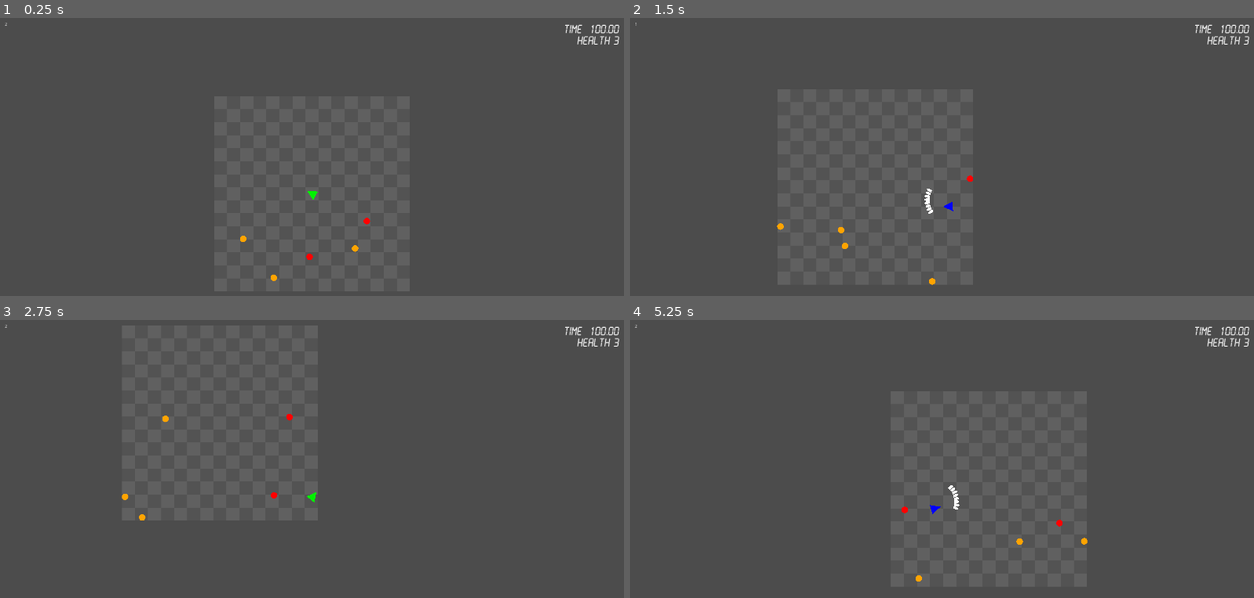
Above: before the commit, frames 1-4 (two rows, left to right).
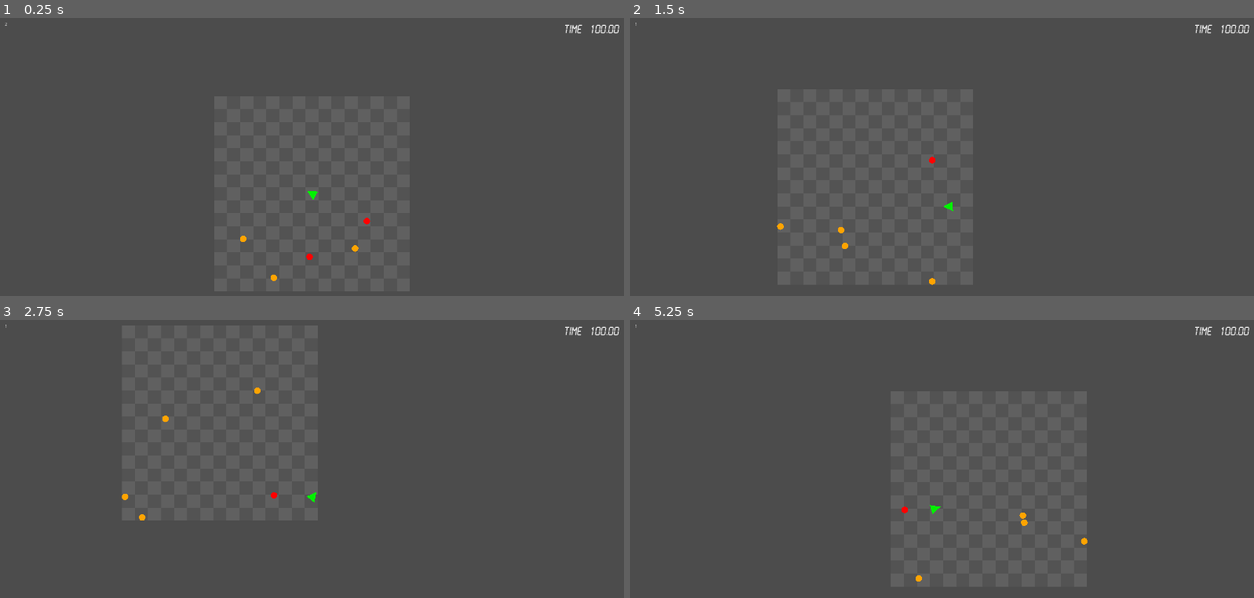
Above: after the commit, the same moments.

Repository: silentcoder99/LD46
Game: Godot game, scene res://Main.tscn
Two runs of this game, one before a commit and one after it. Both use one fixed random seed, a clock stepped at 60 frames per second and the inputs below.
Inputs (mouse positions are in pixels of both pictures, inside the frame that each line leads up to):
- Up to frame 1 (0.25 s): no input
- Up to frame 2 (1.5 s): tap Enter at 0.5 s; move the mouse to (1079, 176) at 0.52 s; hold Right (ui_right) 0.53-1.28 s; click (1079, 176) at 0.67 s; move the mouse to (817, 212) at 1.27 s; hold Down (ui_down) from 1.28 s (still down); click (817, 212) at 1.42 s
- Up to frame 3 (2.75 s): move the mouse to (374, 417) at 2.02 s; release Down (ui_down) at 2.03 s; hold Right (ui_right) from 2.03 s (still down); click (374, 417) at 2.17 s
- Up to frame 4 (5.25 s): move the mouse to (910, 567) at 2.77 s; release Right (ui_right) at 2.78 s; hold Up (ui_up) 2.78-3.53 s; click (910, 567) at 2.92 s; move the mouse to (1129, 547) at 3.52 s; hold Left (ui_left) 3.53-5.03 s; click (1129, 547) at 3.67 s; move the mouse to (754, 442) at 4.27 s; click (754, 442) at 4.42 s; move the mouse to (973, 495) at 5.02 s; hold Down (ui_down) from 5.03 s (still down); click (973, 495) at 5.17 s

The runs differ from the first frame. In frame 1, less than 0.1% of the frame differs, in the area x 92-100%, y 6-10%; in frame 2, 0.2%; in frame 3, 0.1%; in frame 4, 0.3%, in the area x 0-100%, y 1-81%.

Commit message:
Remove unused assets

Diff:
--- a/Attack.tscn
+++ /dev/null
@@ -1,19 +0,0 @@
-[gd_scene load_steps=2 format=2]
-
-[sub_resource type="ParticlesMaterial" id=1]
-trail_divisor = 10
-flag_disable_z = true
-spread = 25.0
-gravity = Vector3( 0, 0, 0 )
-initial_velocity = 160.0
-angular_velocity = 0.0
-orbit_velocity = 0.0
-orbit_velocity_random = 0.0
-
-[node name="Attack" type="Particles2D"]
-position = Vector2( 0, 50 )
-scale = Vector2( 3.87501, 3.46116 )
-emitting = false
-amount = 50
-one_shot = true
-process_material = SubResource( 1 )
--- a/Base.gd
+++ /dev/null
@@ -1,43 +0,0 @@
-extends Area2D
-
-export var growth_rate = 2
-export var decay_rate = 0.5
-
-export var radius = 50
-
-var growth = 100
-var growing = false
-
-func _ready():
-	$CollisionShape2D.shape.radius = radius
-
-func _process(delta):
-	update()
-
-	if growing:
-		growth += growth_rate * delta
-	else:
-		growth -= decay_rate * delta
-
-	if growth <= 0:
-		get_tree().reload_current_scene()
-
-	if growth > 100:
-		growth = 100
-
-	$TimeLabel.text = "%.2f" % growth
-
-func _draw():
-	draw_circle(Vector2(0, 0), radius, Color(102 / 255.0, 58 / 255.0, 120 / 255.0, 0.6))
-
-func _on_Base_area_entered(area):
-	if is_area_player(area):
-		growing = true
-
-func _on_Base_area_exited(area):
-	if is_area_player(area):
-		growing = false
-
-func is_area_player(area):
-	print(area.get_groups())
-	return "player_body" in area.get_groups()
--- a/Base.tscn
+++ /dev/null
@@ -1,26 +0,0 @@
-[gd_scene load_steps=3 format=2]
-
-[ext_resource path="res://Base.gd" type="Script" id=1]
-
-[sub_resource type="CircleShape2D" id=1]
-radius = 50.0
-
-[node name="Base" type="Area2D"]
-collision_layer = 4
-collision_mask = 0
-script = ExtResource( 1 )
-
-[node name="CollisionShape2D" type="CollisionShape2D" parent="."]
-shape = SubResource( 1 )
-
-[node name="TimeLabel" type="Label" parent="."]
-anchor_left = 0.5
-anchor_right = 0.5
-margin_left = -20.0
-margin_top = -70.0
-margin_right = 20.0
-margin_bottom = -50.0
-text = "90.00"
-align = 1
-[connection signal="area_entered" from="." to="." method="_on_Base_area_entered"]
-[connection signal="area_exited" from="." to="." method="_on_Base_area_exited"]
--- a/Bullet.gd
+++ /dev/null
@@ -1,41 +0,0 @@
-extends Area2D
-
-export var speed = 6000
-export var knockback = 2000
-export var agro_time = 40
-
-var fowards = Vector2()
-
-var life_time = 0.2
-
-var trail_points = PoolVector2Array()
-
-var player
-
-func _ready():
-	fowards = transform.x
-	player = get_tree().get_nodes_in_group("player")[0]
-
-func _process(delta):
-	position += fowards * speed * delta
-
-	life_time -= delta
-	if life_time <= 0:
-		queue_free()
-
-func _on_Bullet_body_entered(body):
-	if is_body_enemy(body):
-		if not body.is_immune:
-			body.agro_timer = agro_time
-			body.apply_central_impulse(transform.x * knockback)
-			body.health -= 1
-			body.go_immune()
-
-			if body.health <= 0:
-				body.queue_free()
-				player.life_time += 2
-
-	queue_free()
-
-func is_body_enemy(body):
-	return "enemy" in body.get_groups()
--- a/Bullet.tscn
+++ /dev/null
@@ -1,23 +0,0 @@
-[gd_scene load_steps=4 format=2]
-
-[ext_resource path="res://Bullet.gd" type="Script" id=1]
-[ext_resource path="res://bullet.png" type="Texture" id=2]
-
-[sub_resource type="CapsuleShape2D" id=1]
-radius = 5.0
-height = 10.0
-
-[node name="Bullet" type="Area2D"]
-collision_layer = 0
-collision_mask = 2
-script = ExtResource( 1 )
-speed = 1000
-
-[node name="Sprite" type="Sprite" parent="."]
-texture = ExtResource( 2 )
-
-[node name="CollisionShape2D" type="CollisionShape2D" parent="."]
-position = Vector2( -0.08, 0 )
-rotation = 1.5708
-shape = SubResource( 1 )
-[connection signal="body_entered" from="." to="." method="_on_Bullet_body_entered"]
--- a/Enemy.gd
+++ b/Enemy.gd
@@ -1,21 +1,14 @@
 extends RigidBody2D
 
 export var speed = 400
-export var agro_force = 0.1
 export var min_move_time = 0.5
 export var max_move_time = 1
-export var distance_scale = 0
-export var max_health = 3
 
 var screen_size
 
 var agro_old = false
 var agro = false
 var near_player = false
-var agro_timer = 0
-
-var health = max_health
-var is_immune = false
 
 var player
 var attraction
@@ -36,7 +29,7 @@
 func _process(delta):
 	update()
 
-	if near_player or agro_timer > 0:
+	if near_player:
 		agro = true
 	else:
 		agro = false
@@ -49,10 +42,6 @@
 
 	agro_old = agro
 
-	agro_timer -= delta
-	if agro_timer < 0:
-		agro_timer = 0
-
 func _ready():
 	screen_size = get_viewport_rect().size
 	player = get_tree().get_nodes_in_group("player")[0]
@@ -60,45 +49,9 @@
 	$MoveTimer.wait_time = rand_range(0, max_move_time)
 	$MoveTimer.start()
 
-func go_immune():
-	is_immune = true
-	$ImmuneTimer.start()
-
 func _on_MoveTimer_timeout():
-	attraction = max(player.attraction - position.distance_to(player.position) * distance_scale, 0.00001)
-
 	var move_direction = Vector2(1, 0).rotated(randf() * 2 * PI);
 	apply_impulse(Vector2(), move_direction * speed)
 
 	$MoveTimer.wait_time = rand_range(min_move_time, max_move_time)
 	$MoveTimer.start()
-
-func calc_move_direction():
-	#Calculates the direction relative to the player's direction to move in
-	#This angle is random but becomes more biased towards the player as the enemy is more attracted
-
-	var uniform_sample = randf()
-	var angle_offset = inverse_f(uniform_sample, -attraction)
-	var flip_sample = randf()
-
-	if flip_sample < 0.5:
-		angle_offset = -angle_offset
-
-	var player_direction = position.direction_to(player.position)
-	var move_direction = player_direction.rotated(angle_offset)
-
-	return move_direction
-
-func inverse_f(b, m):
-	#Inverse of the cumalative distribution function
-	#Used to convert the uniform distribution of randf() to the one calculated below
-	var c = calc_c(m)
-	return (-c + sqrt(c * c + 2 * m * -b)) / m
-
-func calc_c(m):
-	#Random distribution function of the angle defined as mx+c
-	#This calculates the c required to keep the area under the line 1 for any m
-	return (2 - m * PI * PI) / (2 * PI)
-
-func _on_ImmuneTimer_timeout():
-	is_immune = false
--- a/Enemy.tscn
+++ b/Enemy.tscn
@@ -14,16 +14,10 @@
 gravity_scale = 0.0
 linear_damp = 3.0
 script = ExtResource( 1 )
-agro_force = 10.0
 
 [node name="MoveTimer" type="Timer" parent="."]
 wait_time = 0.05
 
 [node name="CollisionShape2D" type="CollisionShape2D" parent="."]
 shape = SubResource( 2 )
-
-[node name="ImmuneTimer" type="Timer" parent="."]
-wait_time = 0.1
-one_shot = true
 [connection signal="timeout" from="MoveTimer" to="." method="_on_MoveTimer_timeout"]
-[connection signal="timeout" from="ImmuneTimer" to="." method="_on_ImmuneTimer_timeout"]
--- a/Main.gd
+++ b/Main.gd
@@ -33,21 +33,9 @@
 
 	$UI/DebugLabel.text = str($Player.nearby_enemies) + '\n'
 
-	$UI/HealthLabel.text = "Health %d" % $Player.health
-
 	if damage_fade >= 0:
 		$UI/DamageRect.color = transparent.linear_interpolate(opaque, damage_fade)
 		damage_fade -= delta
 
 func damage_splash():
 	damage_fade = 1
-
-
-func _on_SpawnTimer_timeout():
-	var num_enemies = get_tree().get_nodes_in_group("enemy").size()
-
-	if num_enemies < spawn_amount:
-		$SpawnPath/SpawnPosition.set_offset(randi())
-		var enemy = Enemy.instance()
-		add_child(enemy)
-		enemy.position = $SpawnPath/SpawnPosition.position
--- a/Main.tscn
+++ b/Main.tscn
@@ -23,11 +23,6 @@
 
 [sub_resource type="RectangleShape2D" id=5]
 extents = Vector2( 10, 320 )
-
-[sub_resource type="Curve2D" id=6]
-_data = {
-"points": PoolVector2Array( 0, 0, 0, 0, -4000, -4000, 0, 0, 0, 0, 4000, -4000, 0, 0, 0, 0, 4000, 4000, 0, 0, 0, 0, -4000, 4000, 0, 0, 0, 0, -4000, -4000 )
-}
 
 [node name="Main" type="Node2D"]
 script = ExtResource( 1 )
@@ -69,23 +64,13 @@
 text = "Time  100.00"
 align = 2
 
-[node name="HealthLabel" type="Label" parent="UI"]
-anchor_left = 1.0
-anchor_right = 1.0
-margin_left = -239.0
-margin_top = 55.0
-margin_right = -20.0
-margin_bottom = 89.0
-custom_fonts/font = SubResource( 1 )
-text = "Health 3"
-align = 2
-
 [node name="DamageRect" type="ColorRect" parent="UI"]
 anchor_right = 1.0
 anchor_bottom = 1.0
 color = Color( 1, 0.305882, 0.305882, 0 )
 
 [node name="Walls" type="Node" parent="."]
+editor/display_folded = true
 
 [node name="NorthWall" type="StaticBody2D" parent="Walls"]
 position = Vector2( 0, -310 )
@@ -122,15 +107,3 @@
 
 [node name="WestWallShape" type="CollisionShape2D" parent="Walls/WestWall"]
 shape = SubResource( 5 )
-
-[node name="SpawnPath" type="Path2D" parent="."]
-curve = SubResource( 6 )
-
-[node name="SpawnPosition" type="PathFollow2D" parent="SpawnPath"]
-position = Vector2( -4000, -4000 )
-rotation = 6.19157e-005
-
-[node name="SpawnTimer" type="Timer" parent="."]
-wait_time = 0.5
-autostart = true
-[connection signal="timeout" from="SpawnTimer" to="." method="_on_SpawnTimer_timeout"]
--- a/Player.gd
+++ b/Player.gd
@@ -1,40 +1,11 @@
 extends Area2D
 
 export var speed = 100
-export var attraction_scale = 0.0005
-export var max_attraction = 0.02
-
-export var bullet_spread = 20
-export var bullet_count = 5
-export var cooldown_time = 0.25
-
-export var health = 3
-export var immune_time = 1
-
-export var life_time = 10
-
-var is_immune = false
-
-var min_attraction = 0.0001
-#var min_attraction = 0.00001
-var attraction = min_attraction
 
 var nearby_enemies = 0
-var attacking = false
-var cooldown = 0
-
 var boundary = 285
 
-var bullet_scene = load("res://Bullet.tscn")
-
-func _ready():
-	bullet_spread = deg2rad(bullet_spread)
-	$ImmuneTimer.wait_time = immune_time
-	$LifeTimeLabel.set_as_toplevel(true)
-
 func _process(delta):
-	#attraction = min(min_attraction + attraction_scale * nearby_enemies, max_attraction)
-	attraction = max_attraction
 
 	var velocity = Vector2()
 
@@ -55,41 +26,11 @@
 	var mouse_position = get_global_mouse_position()
 	look_at(mouse_position)
 
-	cooldown -= delta
-	if cooldown <= 0:
-		cooldown = 0
-		$BodyArea/BodyPolygon.color = "#02f200"
-	else:
-		$BodyArea/BodyPolygon.color = Color.blue
-
-#	life_time -= delta
-#	$LifeTimeLabel.text = "%.2f" % life_time
-#	if life_time <= 0:
-#		get_tree().reload_current_scene()
-
-	$LifeTimeLabel.rect_position = position + Vector2(-20, -33)
-
 	#Draw attraction radius
 	#update()
 
-func _physics_process(delta):
-	if attacking and cooldown <= 0:
-		for i in range(bullet_count):
-			var bullet = bullet_scene.instance()
-			var rotation_offset = -bullet_spread / 2 + bullet_spread / (bullet_count - 1) * i
-			bullet.transform = Transform2D(rotation + rotation_offset, position)
-			get_parent().add_child(bullet)
-
-		cooldown = cooldown_time
-		attacking = false
-
-	else:
-		attacking = false
-
 func _input(event):
-	if event is InputEventMouseButton:
-		if event.button_index == BUTTON_LEFT and event.pressed:
-			attacking = true
+	pass
 
 func _on_ProximityArea_body_entered(body):
 	if is_body_enemy(body):
@@ -101,18 +42,3 @@
 
 func is_body_enemy(body):
 	return "enemy" in body.get_groups()
-
-func _on_BodyArea_body_entered(body):
-	pass
-
-func _on_ImmuneTimer_timeout():
-	is_immune = false
-
-func take_damage():
-	is_immune = true
-	$ImmuneTimer.start()
-	get_parent().damage_splash()
-	health -= 1
-
-	if health <= 0:
-		get_tree().reload_current_scene()
--- a/Player.tscn
+++ b/Player.tscn
@@ -1,7 +1,6 @@
-[gd_scene load_steps=4 format=2]
+[gd_scene load_steps=3 format=2]
 
 [ext_resource path="res://Player.gd" type="Script" id=1]
-[ext_resource path="res://Attack.tscn" type="PackedScene" id=2]
 
 [sub_resource type="CircleShape2D" id=1]
 radius = 200.0
@@ -11,9 +10,6 @@
 ]]
 script = ExtResource( 1 )
 speed = 300
-bullet_spread = 60
-bullet_count = 8
-life_time = 20
 
 [node name="Camera2D" type="Camera2D" parent="."]
 current = true
@@ -28,16 +24,10 @@
 drag_margin_right = 0.0
 drag_margin_bottom = 0.0
 
-[node name="AttackEffect" parent="." instance=ExtResource( 2 )]
-position = Vector2( 0, 0 )
-amount = 200
-lifetime = 0.1
-
 [node name="ProximityArea" type="Area2D" parent="."]
 collision_mask = 0
 
 [node name="ProximityCollider" type="CollisionShape2D" parent="ProximityArea"]
-visible = false
 shape = SubResource( 1 )
 
 [node name="BodyArea" type="Area2D" parent="." groups=[
@@ -55,21 +45,6 @@
 scale = Vector2( 0.5, 0.5 )
 color = Color( 0.00784314, 0.94902, 0, 1 )
 polygon = PoolVector2Array( 30, 0, -30, 30, -30, -30 )
-
-[node name="ImmuneTimer" type="Timer" parent="."]
-one_shot = true
-
-[node name="LifeTimeLabel" type="Label" parent="."]
-visible = false
-anchor_left = 0.5
-anchor_right = 0.5
-margin_left = -20.0
-margin_top = -33.0
-margin_right = 20.0
-margin_bottom = -19.0
-text = "10.00"
-align = 1
 [connection signal="body_entered" from="ProximityArea" to="." method="_on_ProximityArea_body_entered"]
 [connection signal="body_exited" from="ProximityArea" to="." method="_on_ProximityArea_body_exited"]
 [connection signal="body_entered" from="BodyArea" to="." method="_on_BodyArea_body_entered"]
-[connection signal="timeout" from="ImmuneTimer" to="." method="_on_ImmuneTimer_timeout"]
--- a/Test.gd
+++ /dev/null
@@ -1,4 +0,0 @@
-extends RigidBody2D
-
-func _ready():
-	apply_central_impulse(Vector2(100, 0))
--- a/Test.tscn
+++ /dev/null
@@ -1,13 +0,0 @@
-[gd_scene load_steps=3 format=2]
-
-[ext_resource path="res://Test.gd" type="Script" id=1]
-[ext_resource path="res://icon.png" type="Texture" id=2]
-
-[node name="Test" type="RigidBody2D"]
-gravity_scale = 0.0
-linear_damp = 1.0
-script = ExtResource( 1 )
-
-[node name="Sprite" type="Sprite" parent="."]
-position = Vector2( 288.485, 235.765 )
-texture = ExtResource( 2 )
Not shown: 1 places in Main.tscn that only renumber resources
Binary file removed: attack.png
Not shown, removed: attack.png.import
Binary file removed: attack/attack1.png
Not shown, removed: attack/attack1.png.import
Binary file removed: attack/attack2.png
Not shown, removed: attack/attack2.png.import
Binary file removed: attack/attack3.png
Not shown, removed: attack/attack3.png.import
Binary file removed: attack/attack4.png
Not shown, removed: attack/attack4.png.import
Binary file removed: attack/attack5.png
(and 9 more such lines)
